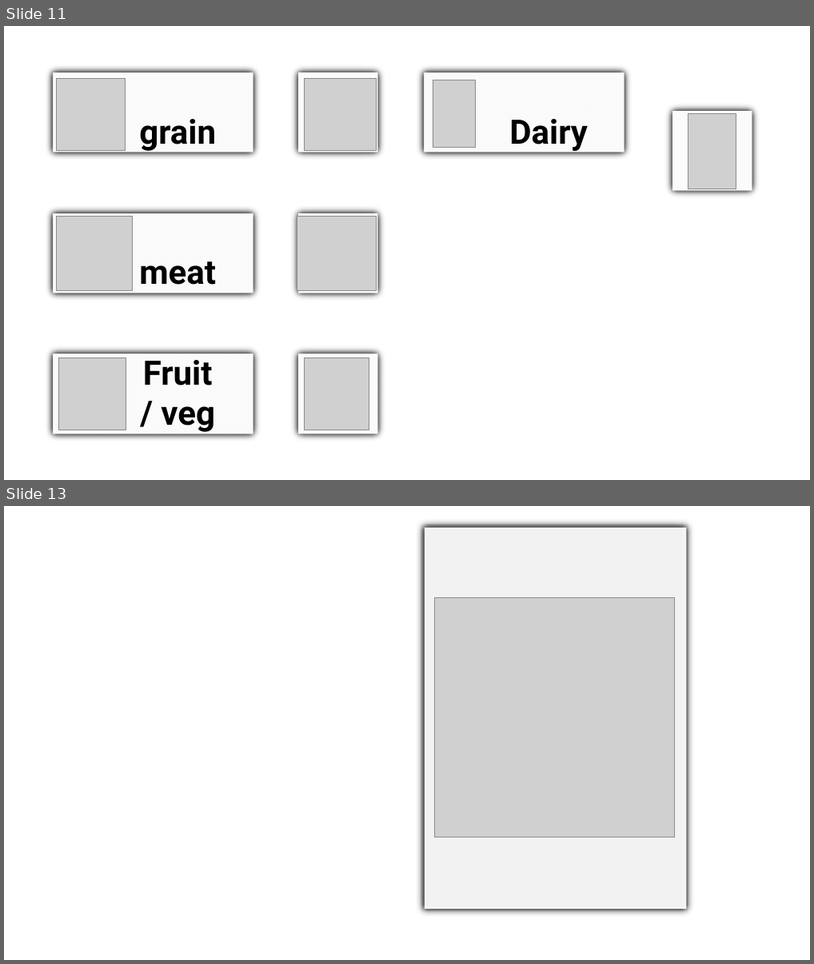
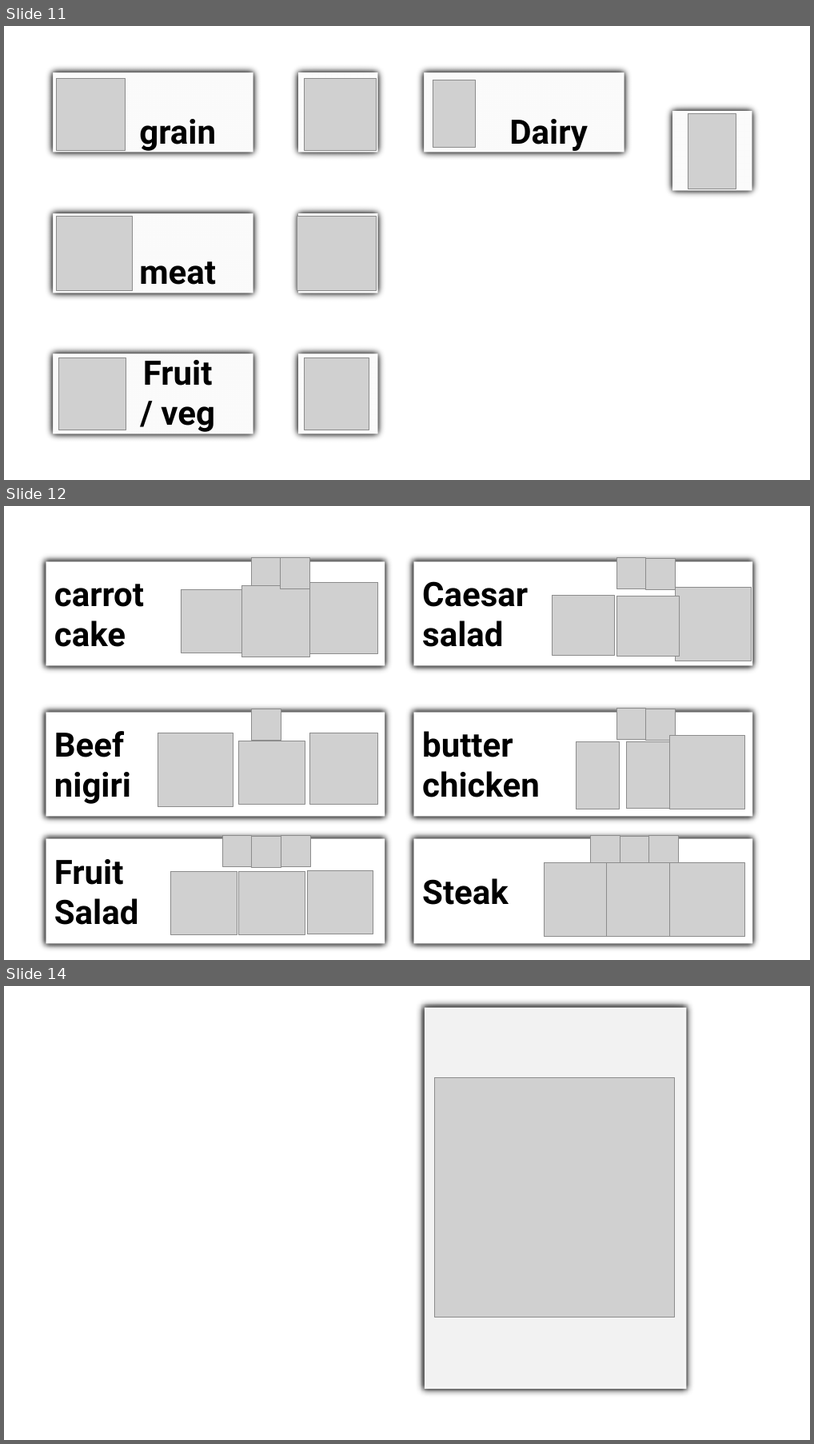
Before and after one commit to EdenBD/TheBidderChef, a slide deck: Assets/Sprites/reciepts_format.pptx. Shown one above the other, each under a label of ours: slides 11 and 13 before the commit, slides 11, 12 and 14 after it; the slides between them are not shown. The pictures are 814x964 and 814x1444 pixels, drawn with LibreOffice and Linux fonts; fonts in the diff are those of the drawing; grey boxes stand for pictures. Boxes give left, top, right and bottom in pixels: in the first picture for what was removed or moved away, otherwise in the second. Text is boxed around its words. In the diff, an @@ line names an element or a change of style, - is before the commit and + after.

```diff
--- a/Assets/Sprites/reciepts_format.pptx
+++ b/Assets/Sprites/reciepts_format.pptx
@@ slide 12 added at (4, 506, 810, 960), background #FFFFFF @@
@@ group added at (40, 555, 390, 671): 5 pictures, 1 rectangle @@
+carrot
+cake
@@ group added at (408, 555, 758, 671): 5 pictures, 1 rectangle @@
+Caesar
+salad
@@ group added at (40, 706, 390, 821): 4 pictures, 1 rectangle @@
+Beef
+nigiri
@@ group added at (408, 706, 758, 821): 5 pictures, 1 rectangle @@
+butter
+chicken
@@ group added at (40, 832, 390, 948): 6 pictures, 1 rectangle @@
+Fruit
+Salad
@@ group added at (408, 832, 758, 948): 6 pictures, 1 rectangle @@
+Steak
@@ what was slide 13 is now slide 14 @@
```
Also in this commit, not shown: 1 other slide added, 1 slide removed, 14 other files.
